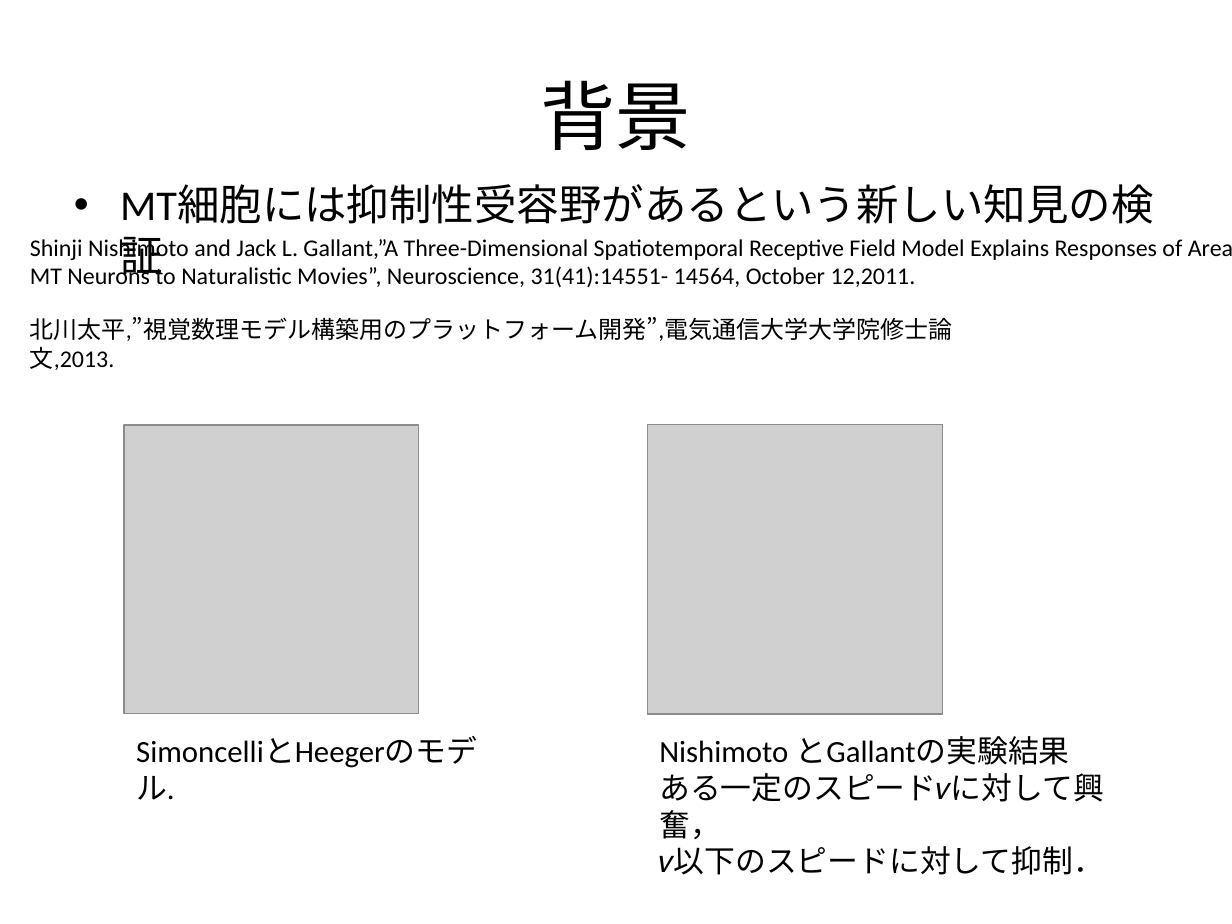
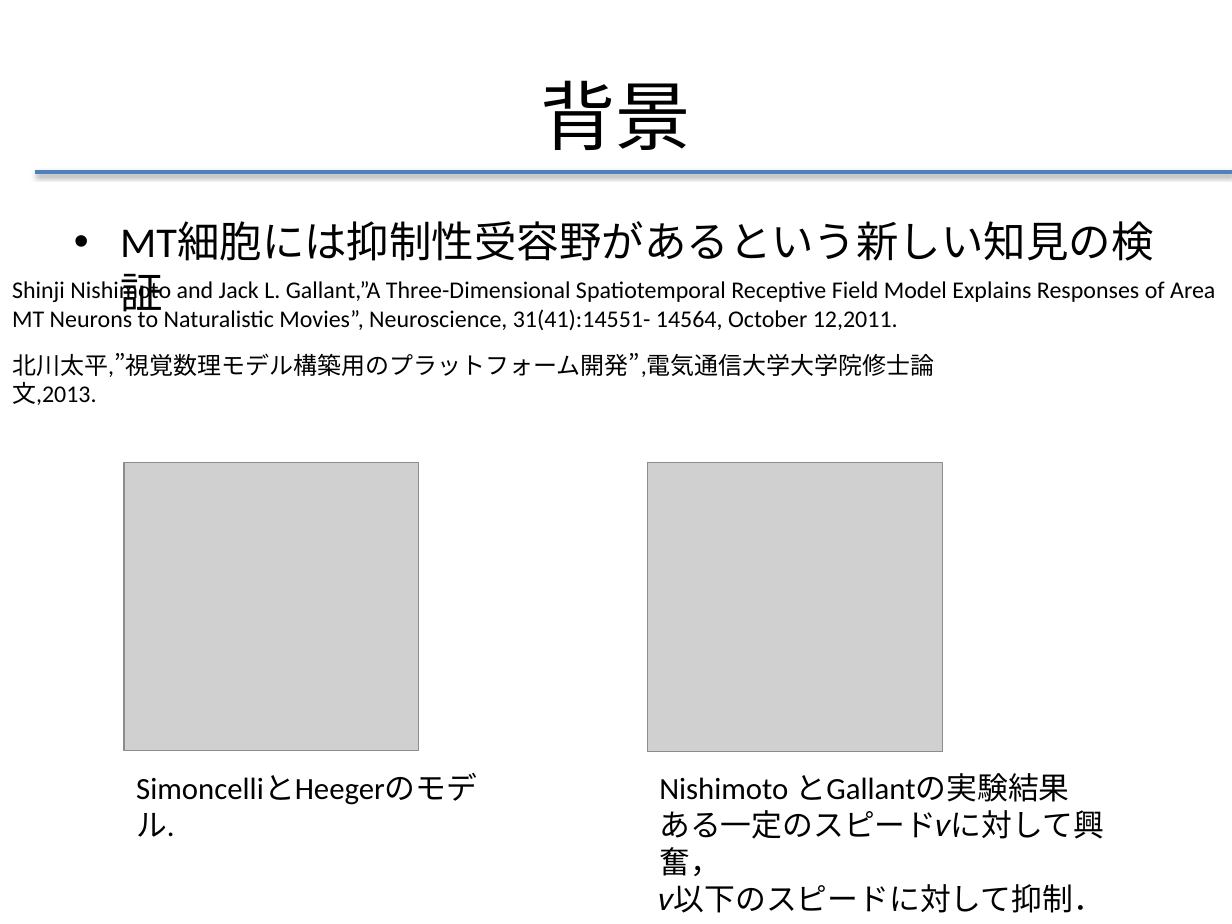
Before and after one commit to f-akazawa/akaz_uecdevelop, a slide deck: slide 5 of doc/中間発表資料.pptx (slide 4 before the commit). Drawn at 1232x924 pixels with LibreOffice and Linux fonts; fonts in the diff are those of the drawing; grey boxes stand for pictures. Boxes give left, top, right and bottom in pixels: in the first picture for what was removed or moved away, otherwise in the second. Text is boxed around its words. In the diff, an @@ line names an element or a change of style, - is before the commit and + after.

Commit message:
PPTの見た目と流れを修正
練習前の直しはこれで最後のつもり

```diff
--- a/doc/中間発表資料.pptx
+++ b/doc/中間発表資料.pptx
@@ line added from (36, 172) to (1232, 172), #4F81BD 2 pt @@
@@ text "Shinji Nishimoto and Jack L. ..." moved from (x1=30, y1=236, x2=1232, y2=287) to (x1=12, y1=278, x2=1215, y2=330) @@
@@ text "北川太平,”視覚数理モデル構築用のプラットフォーム開発”,電気通信大学大学院修士論文,2013." moved from (x1=30, y1=317, x2=953, y2=341) to (x1=12, y1=353, x2=935, y2=377) @@
@@ 3 texts, 2 pictures moved together from (x1=62, y1=172, x2=1170, y2=802) to (x1=62, y1=209, x2=1170, y2=839) @@
```
Also in this commit, not shown: 17 other slides changed, 1 slide added.
